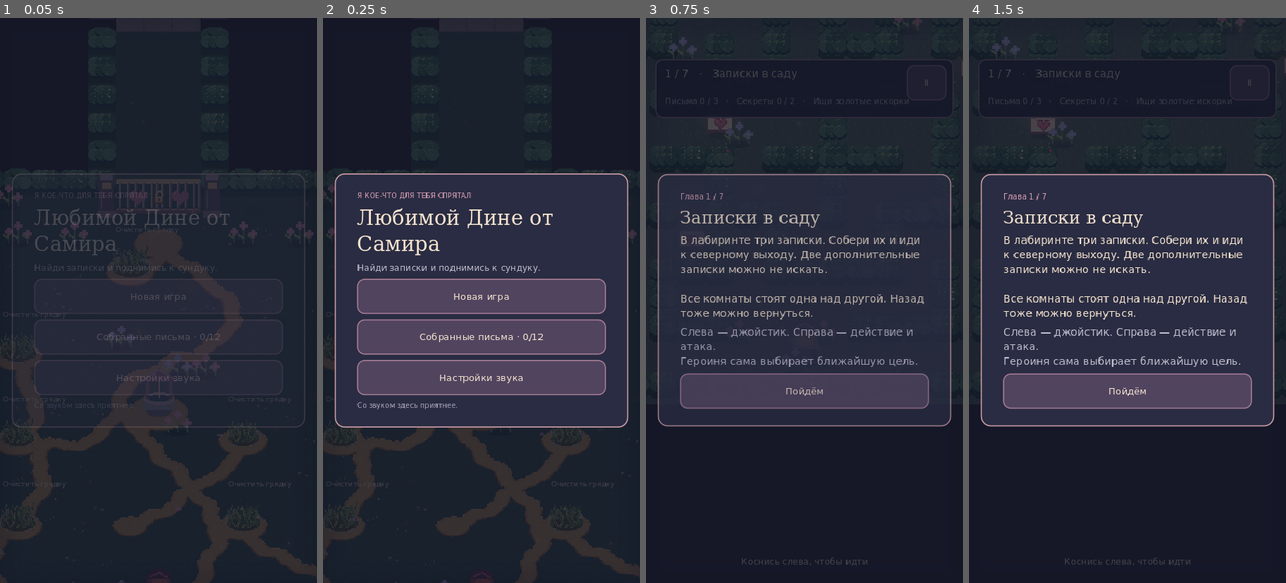
Above: before the commit, frames 1-4 (left to right).
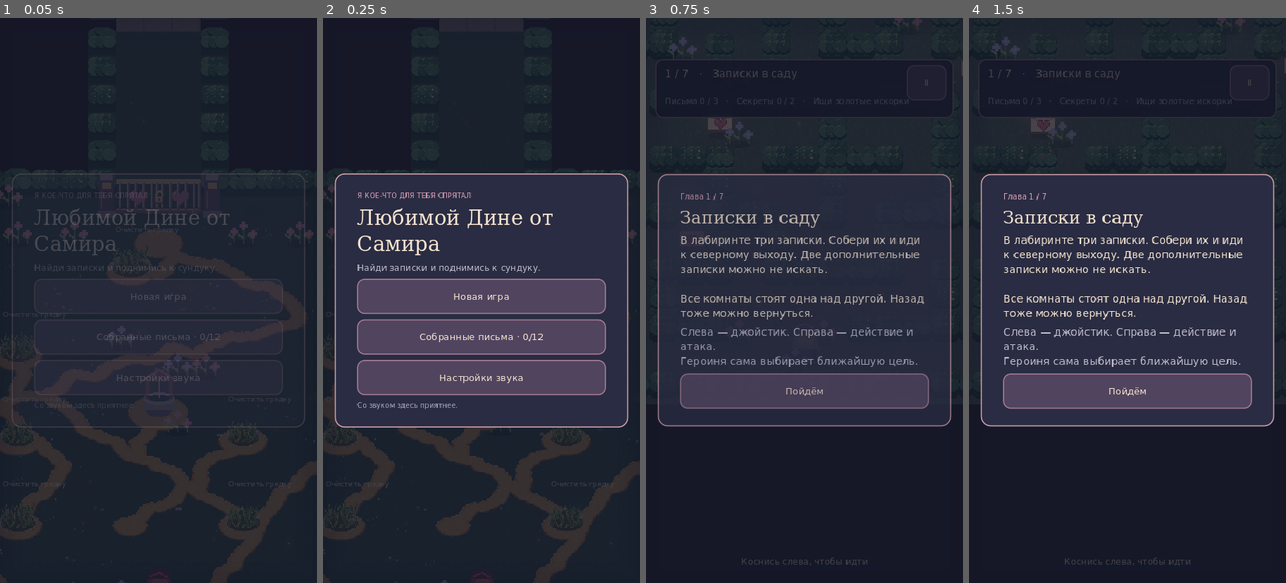
Above: after the commit, the same moments.

Repository: NQUAREx/dina-lovely
Game: Godot game, scene res://main.tscn
Same seed, same stepped clock (60 frames per second), same inputs: the game is played once before the commit and once after it.
Inputs:
- Up to frame 1 (0.05 s): no input
- Up to frame 2 (0.25 s): no input
- Up to frame 3 (0.75 s): click "Новая игра" at 0.5 s
- Up to frame 4 (1.5 s): click "Ⅱ" at 1.25 s

The runs differ from the first frame. In frame 1, 5.1% of the frame differs, in the area x 0-100%, y 41-100%; in frame 2, 4.9%; in frame 3, nothing differs; in frame 4, nothing differs.

Commit message:
Add broad wandering routes between garden objects

Diff:
--- a/scripts/game.gd
+++ b/scripts/game.gd
@@ -2081,7 +2081,7 @@
 	var spine_points:Array[Vector2]=[start]
 	for n in range(1,5):
 		var point:=start.lerp(end,float(n)/5)
-		point.x+=rng.randf_range(-70,135);point.y+=rng.randf_range(-24,24)
+		point.x+=rng.randf_range(-200,240);point.y+=rng.randf_range(-38,38)
 		spine_points.append(point)
 	spine_points.append(end)
 	for n in range(spine_points.size()):
@@ -2112,7 +2112,7 @@
 		# around an object. The shortest visible gentle curve wins.
 		var branch:=PackedVector2Array()
 		var approach_cost:=INF
-		var bend_fraction:=rng.randf_range(.16,.23)*(1 if rng.randf()<.5 else -1)
+		var bend_fraction:=rng.randf_range(.34,.52)*(1 if rng.randf()<.5 else -1)
 		for path in paths:
 			for sample in range(0,path.size(),3):
 				var candidate:Vector2=path[sample]
@@ -2121,10 +2121,15 @@
 				var outward:Vector2=(candidate-target.pos).normalized()
 				var tip:Vector2=target.pos+outward*radius*.15
 				var side:Vector2=(tip-candidate).normalized().orthogonal()
-				var bend_amount:=clampf(distance*bend_fraction,-75,75)
+				var bend_amount:=clampf(distance*bend_fraction,-180,180)
 				var curve:=Curve2D.new();curve.bake_interval=6
-				curve.add_point(candidate,Vector2.ZERO,(tip-candidate)/3+side*bend_amount)
-				curve.add_point(tip,(candidate-tip)/3+side*bend_amount,Vector2.ZERO)
+				# Broad offset waypoints give a wandering route, not a direct link.
+				var waypoint_a:=candidate.lerp(tip,.34)+side*bend_amount
+				var waypoint_b:=candidate.lerp(tip,.7)+side*bend_amount*.45
+				var knots:Array[Vector2]=[candidate,waypoint_a,waypoint_b,tip]
+				for k in range(knots.size()):
+					var handle:Vector2=(knots[mini(k+1,knots.size()-1)]-knots[maxi(0,k-1)])/5
+					curve.add_point(knots[k],-handle,handle)
 				var points:=roughen_path(curve.get_baked_points(),int(save_data.seed)+selected*137+level*731)
 				var clear:=true
 				for point in points:
Not shown, added: docs/game.8b5fb0f867e8.pck
Not shown, removed: docs/game.ce65f1b954a4.pck
Not shown, changed: docs/index.pck
